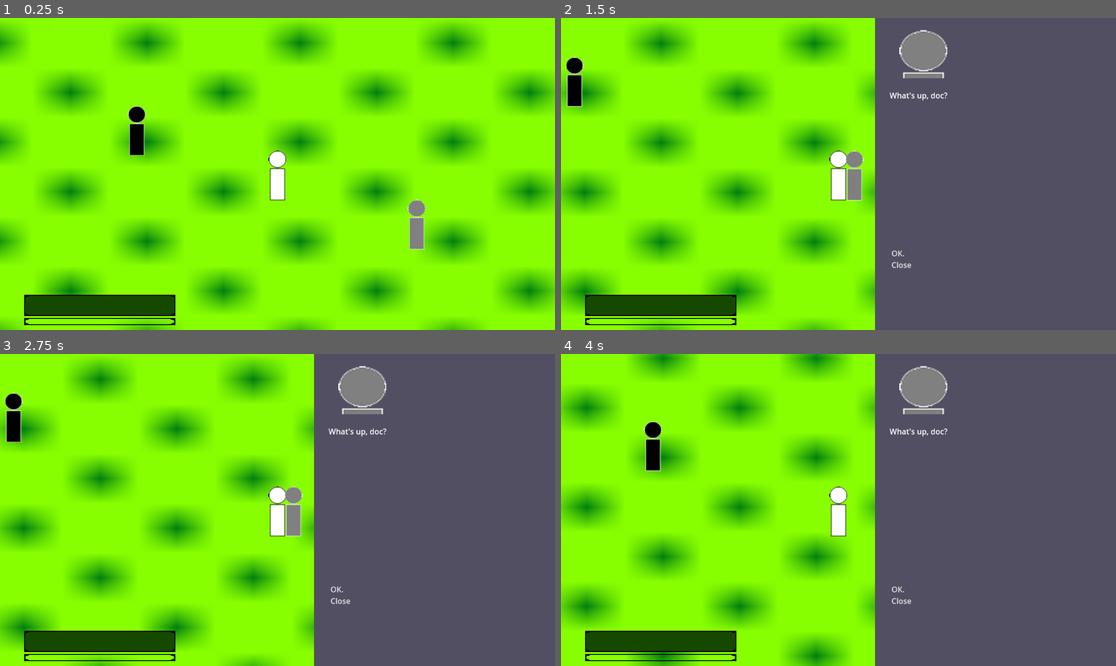
Above: before the commit, frames 1-4 (two rows, left to right).
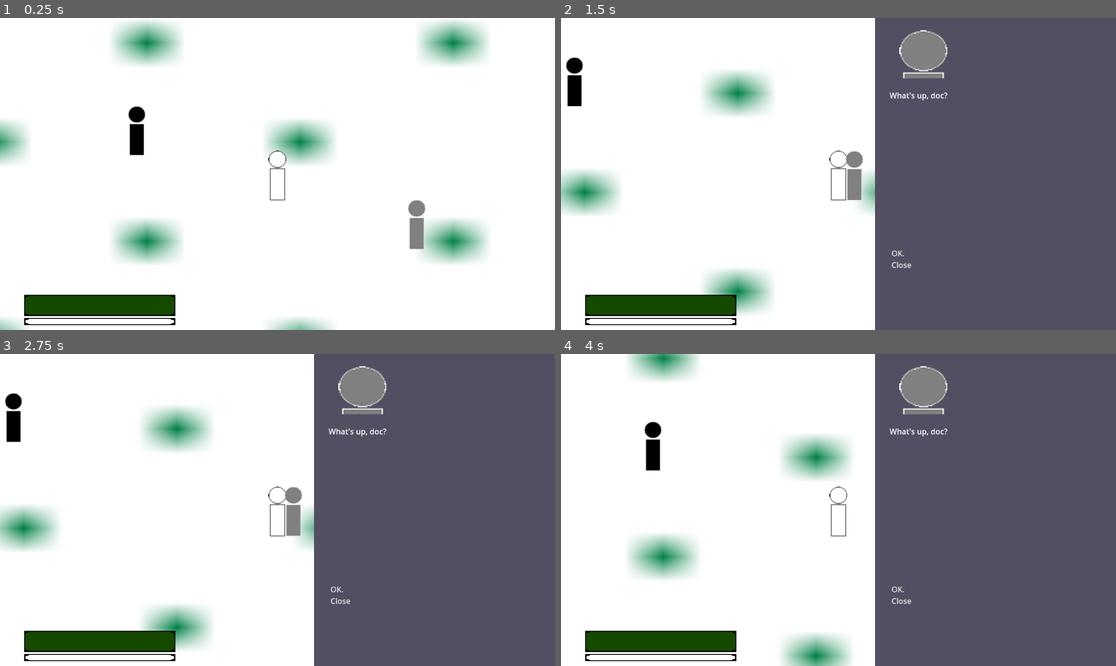
Above: after the commit, the same moments.

Repository: BChabowski/hns
Game: Godot game, scene res://world.tscn
The game is run twice, just before and just after one commit, with the same random seed, the same clock (stepped at 60 frames per second) and the same inputs.
Inputs (mouse positions are in pixels of both pictures, inside the frame that each line leads up to):
- Up to frame 1 (0.25 s): no input
- Up to frame 2 (1.5 s): click (977, 227) at 0.5 s; click "Hello." at 1.25 s
- Up to frame 3 (2.75 s): click "OK." at 2 s
- Up to frame 4 (4 s): click "OK." at 2.75 s; click (572, 419) at 3.5 s

The runs differ from the first frame. In frame 1, 97% of the frame differs, in the area x 0-100%, y 0-100%; in frame 2, 53%; in frame 3, 53%; in frame 4, 54%.
Error after the commit: Parse Error: Could not find base class "NobodyWhoChat". (res://npc_chat.gd:1)

Commit message:
Adds AI module to NPC

Diff:
--- a/npc.gd
+++ b/npc.gd
@@ -27,3 +27,11 @@
 func _on_interaction_button_pressed() -> void:
 	interaction_pending = true
 	SignalBus.object_clicked.emit(self)
+	$NobodyWhoChat.ask_character("Hello, how is life?")
+
+func _on_nobody_who_chat_response_finished(response: String) -> void:
+	print(response)
+
+
+func _on_nobody_who_chat_response_updated(new_token: String) -> void:
+	print(new_token)
--- a/npc.tscn
+++ b/npc.tscn
@@ -1,7 +1,8 @@
-[gd_scene load_steps=9 format=3 uid="uid://rtd5yyo5q8pb"]
+[gd_scene load_steps=10 format=3 uid="uid://rtd5yyo5q8pb"]
 
 [ext_resource type="Texture2D" uid="uid://du63mm1mk2440" path="res://textures/characters/npc-all.png" id="1_ideak"]
 [ext_resource type="Script" uid="uid://mjh8nb2l60w" path="res://npc.gd" id="1_xxcha"]
+[ext_resource type="Script" uid="uid://bdleba2acokuh" path="res://npc_chat.gd" id="3_kh24r"]
 
 [sub_resource type="StyleBoxEmpty" id="StyleBoxEmpty_ideak"]
 
@@ -80,6 +81,17 @@
 &"": SubResource("AnimationLibrary_kh24r")
 }
 
+[node name="NobodyWhoChat" type="NobodyWhoChat" parent="Npc" node_paths=PackedStringArray("model_node")]
+model_node = NodePath("../NobodyWhoModel")
+system_prompt = "You are a poor blacksmith, a widower. You don't believe anything good will happen to you and to make things worse, there's a bandit camp nearby. When interacted, respond only with blacksmith dialog lines, refrain from anything else."
+allow_thinking = false
+script = ExtResource("3_kh24r")
+
+[node name="NobodyWhoModel" type="NobodyWhoModel" parent="Npc"]
+model_path = "res://addons/Qwen_Qwen3-4B-Q4_K_M.gguf"
+
 [connection signal="pressed" from="Npc/InteractionButton" to="Npc" method="_on_interaction_button_pressed"]
 [connection signal="body_entered" from="Npc/InteractionRadius" to="Npc" method="_on_interaction_radius_body_entered"]
 [connection signal="body_exited" from="Npc/InteractionRadius" to="Npc" method="_on_interaction_radius_body_exited"]
+[connection signal="response_finished" from="Npc/NobodyWhoChat" to="Npc" method="_on_nobody_who_chat_response_finished"]
+[connection signal="response_updated" from="Npc/NobodyWhoChat" to="Npc" method="_on_nobody_who_chat_response_updated"]
--- /dev/null
+++ b/npc_chat.gd
@@ -0,0 +1,7 @@
+extends NobodyWhoChat
+
+func _ready() -> void:
+	self.start_worker()
+
+func ask_character(line: String):
+	self.say(line)
Not shown, added: npc_chat.gd.uid
Binary file changed: textures/overworld/world-placeholder.png
